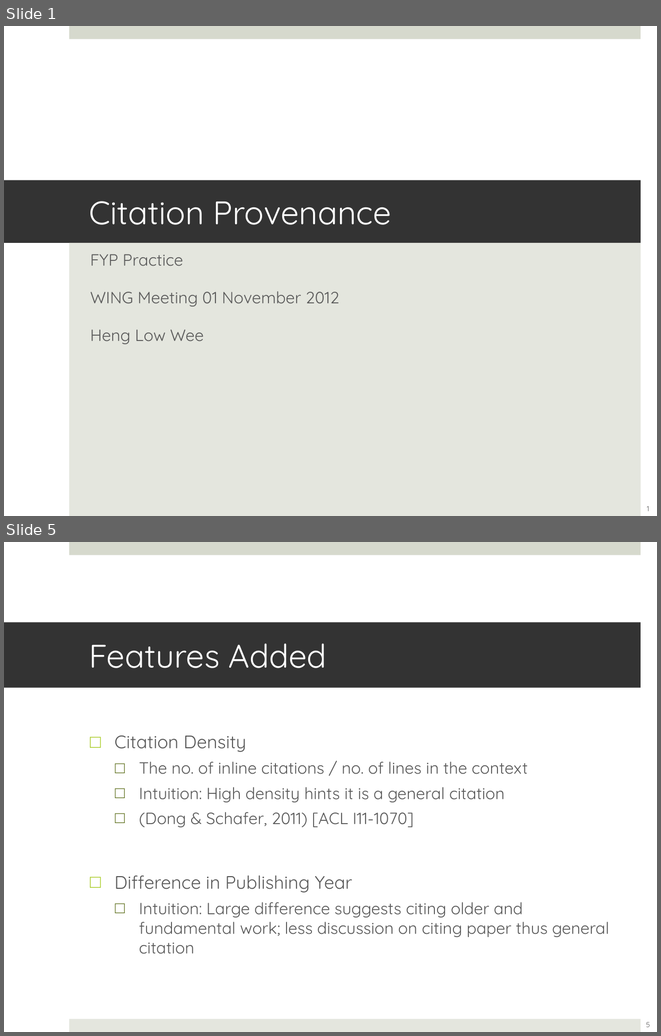
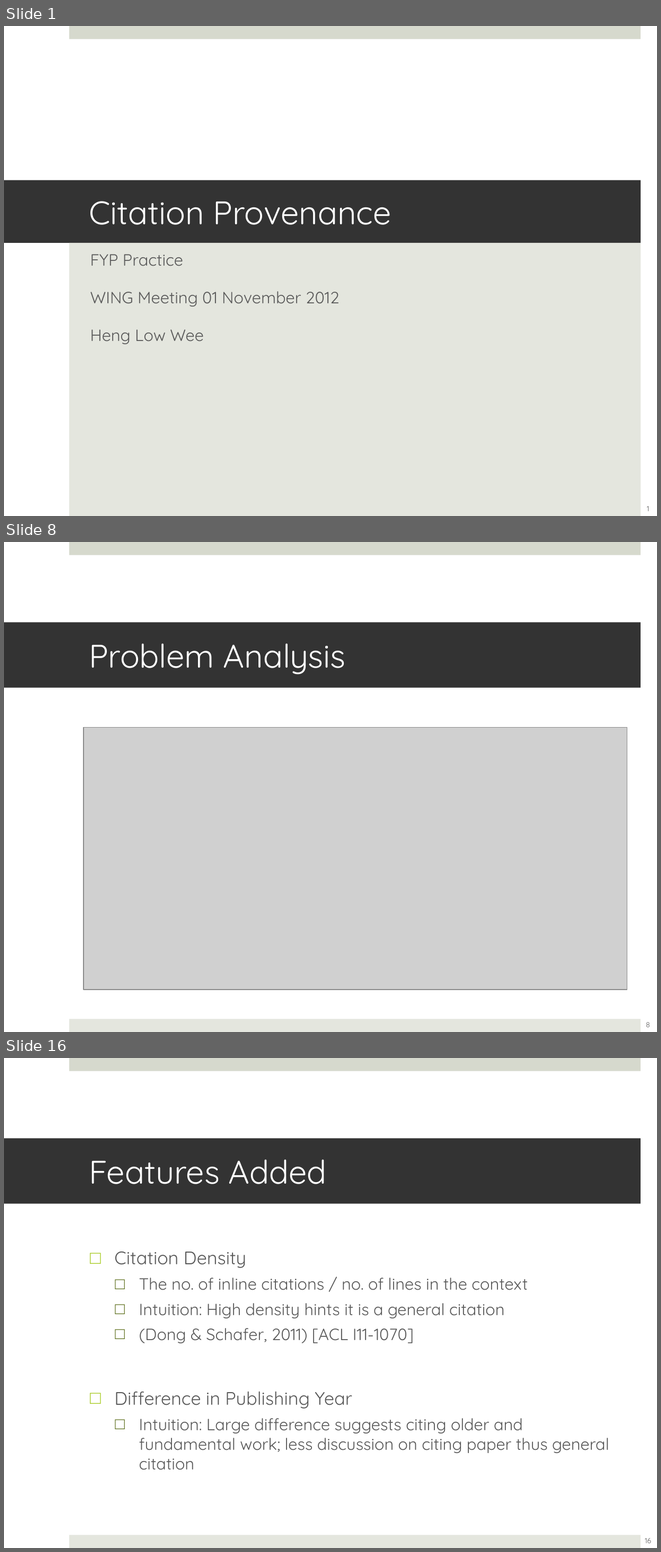
Before and after one commit to lwheng/fyp, a slide deck: presentation/fypupdate-2012-11-01.ppt. Shown one above the other, each under a label of ours: slides 1 and 5 before the commit, slides 1, 8 and 16 after it; the slides between them are not shown. The pictures are 661x1036 and 661x1552 pixels, drawn with LibreOffice and Linux fonts; fonts in the diff are those of the drawing; grey boxes stand for pictures. Boxes give left, top, right and bottom in pixels: in the first picture for what was removed or moved away, otherwise in the second. Text is boxed around its words. In the diff, an @@ line names an element or a change of style, - is before the commit and + after.

```diff
--- a/presentation/fypupdate-2012-11-01.ppt
+++ b/presentation/fypupdate-2012-11-01.ppt
@@ slide 8 added at [4, 542, 657, 1032], background #FFFFFF; not listed: 2 template elements that a slide beside it also shows @@
@@ title added at [4, 623, 641, 688], fill #333333, 36 pt, text #FFFFFF @@
+Problem Analysis
@@ picture added at [84, 728, 627, 989] @@
@@ page number added at [646, 1022, 650, 1027], 8 pt, text #595959 @@
+8
@@ what was slide 5 is now slide 16 @@
@@ page number at [645, 1538, 651, 1543]: text changed @@
-5
+16
```
Also in this commit, not shown: 13 other slides added, 3 slides removed, 18 other files.
